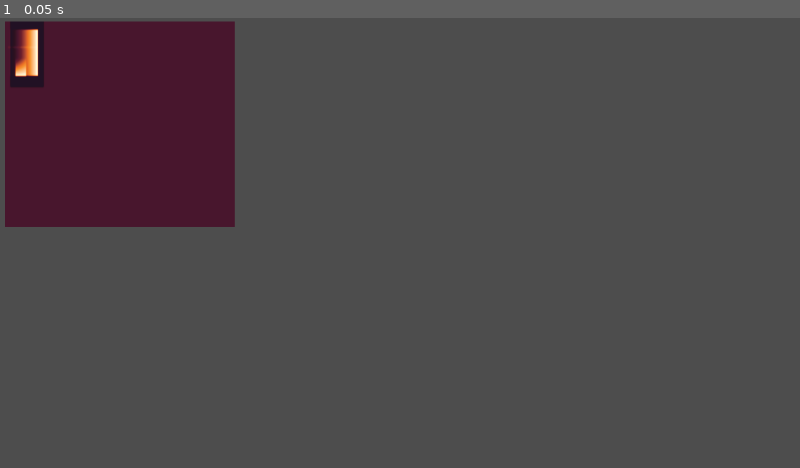
Above: before the commit, frame 1.
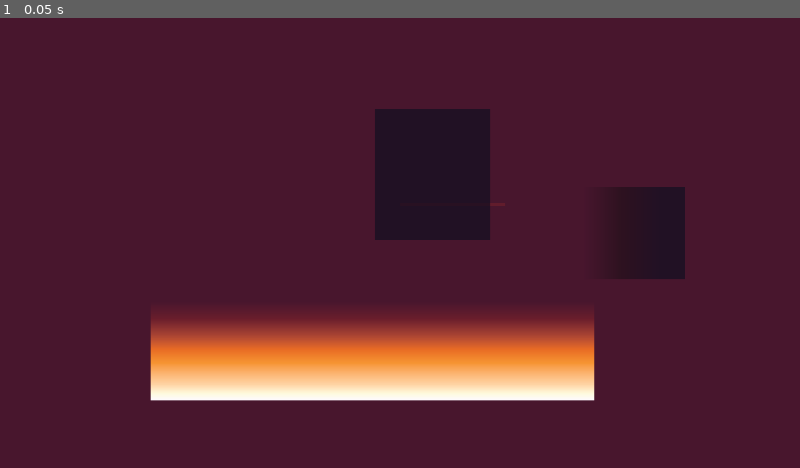
Above: after the commit, the same moment.

Repository: Aurif/az_zy-idle
Game: Godot game, scene res://scenes/main.tscn
The game is run twice, just before and just after one commit, with the same random seed, the same clock (stepped at 60 frames per second) and the same inputs. After the commit the project has no main scene; this scene is started directly in both runs.
Inputs:
- Up to frame 1 (0.05 s): no input

The runs differ from the first frame. In frame 1, 87% of the frame differs, in the area x 0-100%, y 0-100%.

Commit message:
Godot - fixed shader

Diff:
--- a/Game Source/project.godot
+++ b/Game Source/project.godot
@@ -12,7 +12,6 @@
 
 config/name="Az_zy - idle"
 config/tags=PackedStringArray("azzy")
-run/main_scene="res://scenes/main.tscn"
 config/features=PackedStringArray("4.3", "GL Compatibility")
 config/icon="res://icon.svg"
 
--- a/Game Source/scenes/main.tscn
+++ b/Game Source/scenes/main.tscn
@@ -1,88 +1,69 @@
-[gd_scene load_steps=12 format=3 uid="uid://b7gew14r1gjhr"]
+[gd_scene load_steps=11 format=3 uid="uid://d1ohnll5k3vde"]
 
 [ext_resource type="Material" uid="uid://ty0e66eulwk2" path="res://shader/shader.tres" id="1_rta6o"]
+[ext_resource type="Texture2D" uid="uid://dxb6wr1r452am" path="res://art/white.png" id="2_4kcmi"]
 
 [sub_resource type="Gradient" id="Gradient_glu42"]
 colors = PackedColorArray(0, 0, 0, 1, 0, 0, 0, 1)
 
-[sub_resource type="GradientTexture1D" id="GradientTexture1D_8ghn8"]
+[sub_resource type="GradientTexture1D" id="GradientTexture1D_bncvm"]
 gradient = SubResource("Gradient_glu42")
 
 [sub_resource type="Gradient" id="Gradient_nc0tx"]
 colors = PackedColorArray(1, 1, 1, 0, 1, 1, 1, 1)
 
-[sub_resource type="GradientTexture2D" id="GradientTexture2D_6cj7s"]
+[sub_resource type="GradientTexture2D" id="GradientTexture2D_4qkdf"]
 gradient = SubResource("Gradient_nc0tx")
 
 [sub_resource type="Gradient" id="Gradient_umqsl"]
 colors = PackedColorArray(1, 1, 1, 0, 1, 1, 1, 1)
 
-[sub_resource type="GradientTexture1D" id="GradientTexture1D_s2hs6"]
+[sub_resource type="GradientTexture1D" id="GradientTexture1D_3eu6g"]
 gradient = SubResource("Gradient_umqsl")
 
 [sub_resource type="Gradient" id="Gradient_d224h"]
 colors = PackedColorArray(1, 1, 1, 0.133333, 1, 1, 1, 0.133333)
 
-[sub_resource type="GradientTexture1D" id="GradientTexture1D_ifol7"]
+[sub_resource type="GradientTexture1D" id="GradientTexture1D_xt2cf"]
 gradient = SubResource("Gradient_d224h")
 
-[sub_resource type="Gradient" id="Gradient_pu2hy"]
-
-[sub_resource type="GradientTexture2D" id="GradientTexture2D_6iywo"]
-gradient = SubResource("Gradient_pu2hy")
-fill = 1
-fill_from = Vector2(0.5, 0.5)
-fill_to = Vector2(0, 0)
-
-[node name="Node2D" type="Node2D"]
-material = ExtResource("1_rta6o")
-
-[node name="Camera2D" type="Camera2D" parent="."]
-position = Vector2(960, 540)
-
-[node name="CanvasLayer" type="CanvasLayer" parent="Camera2D"]
-
-[node name="ColorRect" type="ColorRect" parent="Camera2D/CanvasLayer"]
-visible = false
-material = ExtResource("1_rta6o")
+[node name="Root" type="Control"]
+layout_mode = 3
 anchors_preset = 15
 anchor_right = 1.0
 anchor_bottom = 1.0
-offset_left = 2.0
-offset_top = 1.0
-offset_right = 2.0
-offset_bottom = 1.0
 grow_horizontal = 2
 grow_vertical = 2
-size_flags_horizontal = 3
-size_flags_vertical = 3
 
-[node name="Sprite2D" type="Sprite2D" parent="."]
-position = Vector2(184, 208)
+[node name="Sprite2D1" type="Sprite2D" parent="."]
+position = Vector2(1038, 375)
 scale = Vector2(1.08203, 313.5)
-texture = SubResource("GradientTexture1D_8ghn8")
+texture = SubResource("GradientTexture1D_bncvm")
 
 [node name="Sprite2D2" type="Sprite2D" parent="."]
-position = Vector2(154, 204)
+modulate = Color(0, 0, 0, 1)
+position = Vector2(1520, 516)
 scale = Vector2(3.85156, 3.45313)
-texture = SubResource("GradientTexture2D_6cj7s")
+texture = SubResource("GradientTexture2D_4qkdf")
 
 [node name="Sprite2D3" type="Sprite2D" parent="."]
-position = Vector2(132, 273)
+position = Vector2(894, 799)
 rotation = 1.5708
-scale = Vector2(0.339844, 90.5)
-texture = SubResource("GradientTexture1D_s2hs6")
+scale = Vector2(0.931085, 1064.26)
+texture = SubResource("GradientTexture1D_3eu6g")
 
 [node name="Sprite2D4" type="Sprite2D" parent="."]
-position = Vector2(150, 179)
+position = Vector2(1087, 448)
 scale = Vector2(0.984375, 7.25001)
-texture = SubResource("GradientTexture1D_ifol7")
+texture = SubResource("GradientTexture1D_xt2cf")
 
-[node name="TextureRect" type="TextureRect" parent="."]
+[node name="Shader" type="TextureRect" parent="."]
 material = ExtResource("1_rta6o")
-offset_left = 12.0
-offset_top = 8.0
-offset_right = 563.0
-offset_bottom = 501.0
-texture = SubResource("GradientTexture2D_6iywo")
-stretch_mode = 6
+layout_mode = 1
+anchors_preset = 15
+anchor_right = 1.0
+anchor_bottom = 1.0
+grow_horizontal = 2
+grow_vertical = 2
+texture = ExtResource("2_4kcmi")
+metadata/_edit_lock_ = true
--- a/Game Source/shader/color_map.gdshader
+++ b/Game Source/shader/color_map.gdshader
@@ -6,7 +6,7 @@
 uniform float mix_amount = 1.0;
 
 void fragment() {
-	vec4 input_color = texture(SCREEN_TEXTURE, UV);
+	vec4 input_color = texture(SCREEN_TEXTURE, SCREEN_UV);
 	float greyscale_value = dot(input_color.rgb, vec3(0.299, 0.587, 0.114));
 	vec3 sampled_color = texture(gradient, vec2(greyscale_value, 0.0)).rgb;
 
--- a/Game Source/shader/new_shader.tres
+++ /dev/null
@@ -1,28 +0,0 @@
-[gd_resource type="VisualShader" load_steps=2 format=3 uid="uid://c2c25rpxqcp6t"]
-
-[sub_resource type="VisualShaderNodeInput" id="VisualShaderNodeInput_t1lny"]
-input_name = "uv"
-
-[resource]
-code = "shader_type canvas_item;
-render_mode blend_mix;
-
-
-
-
-void fragment() {
-// Input:2
-	vec2 n_out2p0 = UV;
-
-
-// Output:0
-	COLOR.rgb = vec3(n_out2p0, 0.0);
-
-
-}
-"
-mode = 1
-flags/light_only = false
-nodes/fragment/2/node = SubResource("VisualShaderNodeInput_t1lny")
-nodes/fragment/2/position = Vector2(600, 200)
-nodes/fragment/connections = PackedInt32Array(2, 0, 0, 0)
Binary file added: Game Source/art/white.png
Not shown, added: Game Source/art/white.png.import
